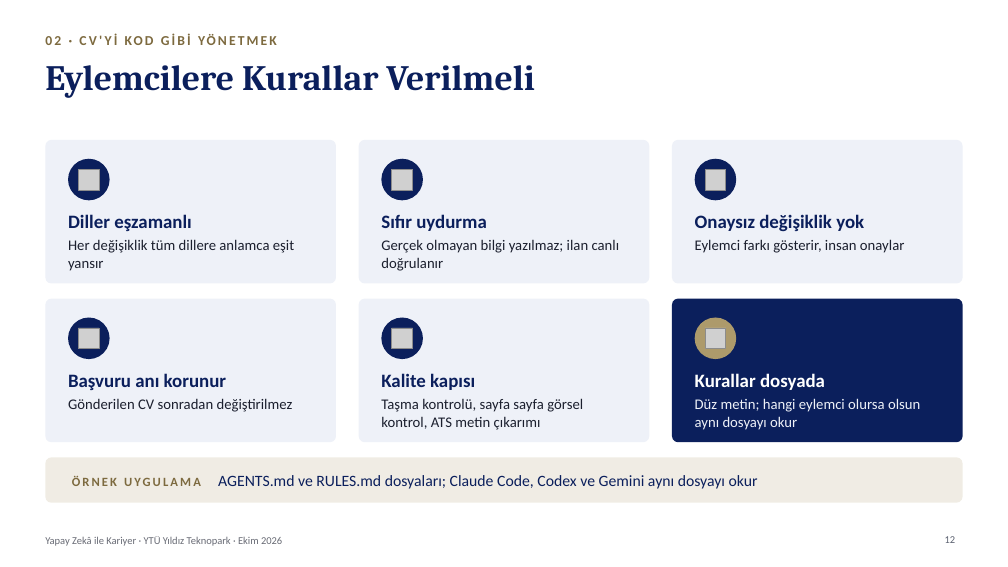
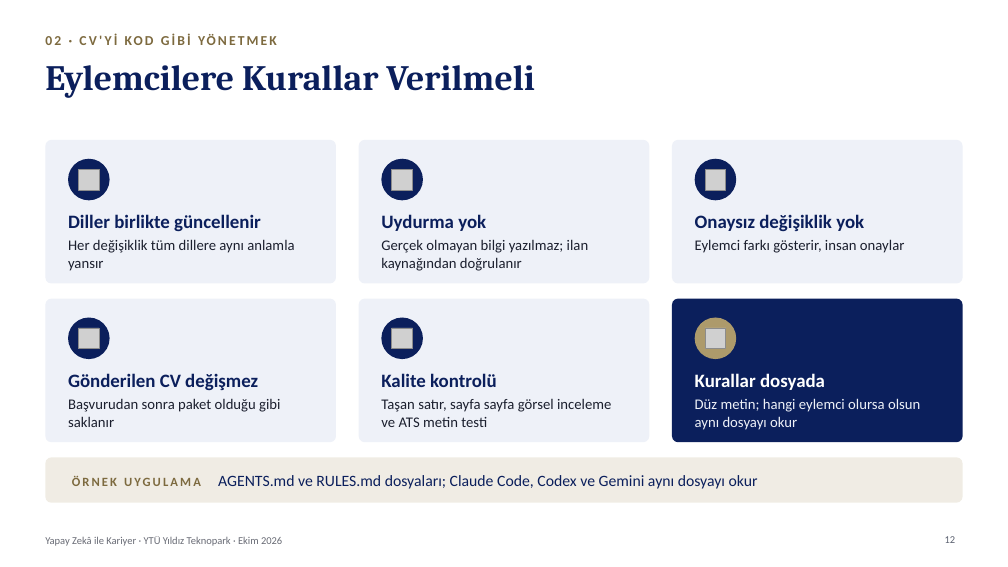
Before and after one commit to kaayra2000/kurslar, a slide deck: slide 12 of sunum/sunum.pptx. Drawn at 1008x567 pixels with LibreOffice and Linux fonts; fonts in the diff are those of the drawing; grey boxes stand for pictures; background and template pictures are left out. Boxes give left, top, right and bottom in pixels: in the first picture for what was removed or moved away, otherwise in the second. Text is boxed around its words. In the diff, an @@ line names an element or a change of style, - is before the commit and + after.

```diff
--- a/sunum/sunum.pptx
+++ b/sunum/sunum.pptx
@@ text at bbox=[68, 214, 294, 271]: text changed @@
-Diller eşzamanlı
-Her değişiklik tüm dillere anlamca eşit yansır
+Diller birlikte güncellenir
+Her değişiklik tüm dillere aynı anlamla yansır
@@ text at bbox=[381, 214, 589, 271]: text changed @@
-Sıfır uydurma
-Gerçek olmayan bilgi yazılmaz; ilan canlı doğrulanır
+Uydurma yok
+Gerçek olmayan bilgi yazılmaz; ilan kaynağından doğrulanır
@@ text at bbox=[68, 373, 280, 427]: text changed @@
-Başvuru anı korunur
-Gönderilen CV sonradan değiştirilmez
+Gönderilen CV değişmez
+Başvurudan sonra paket olduğu gibi saklanır
@@ text at bbox=[381, 373, 611, 427]: text changed @@
-Kalite kapısı
-Taşma kontrolü, sayfa sayfa görsel kontrol, ATS metin çıkarımı
+Kalite kontrolü
+Taşan satır, sayfa sayfa görsel inceleme ve ATS metin testi
```
Also in this commit, not shown: 17 other slides changed, 3 other files.
